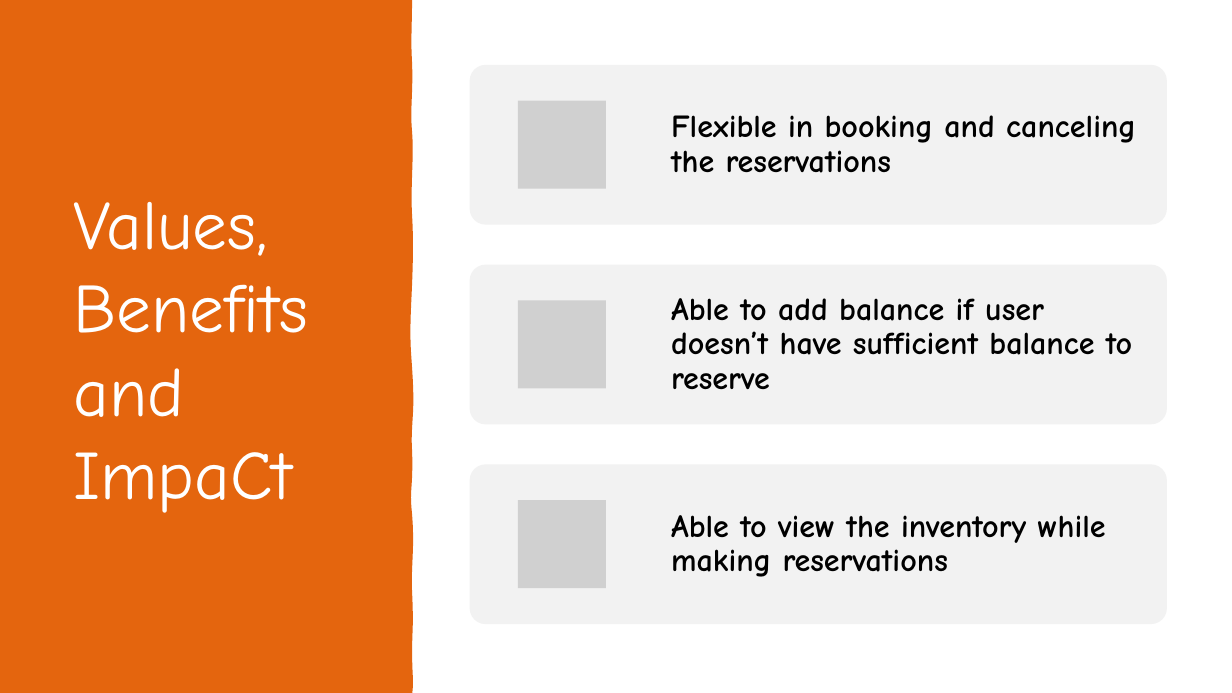
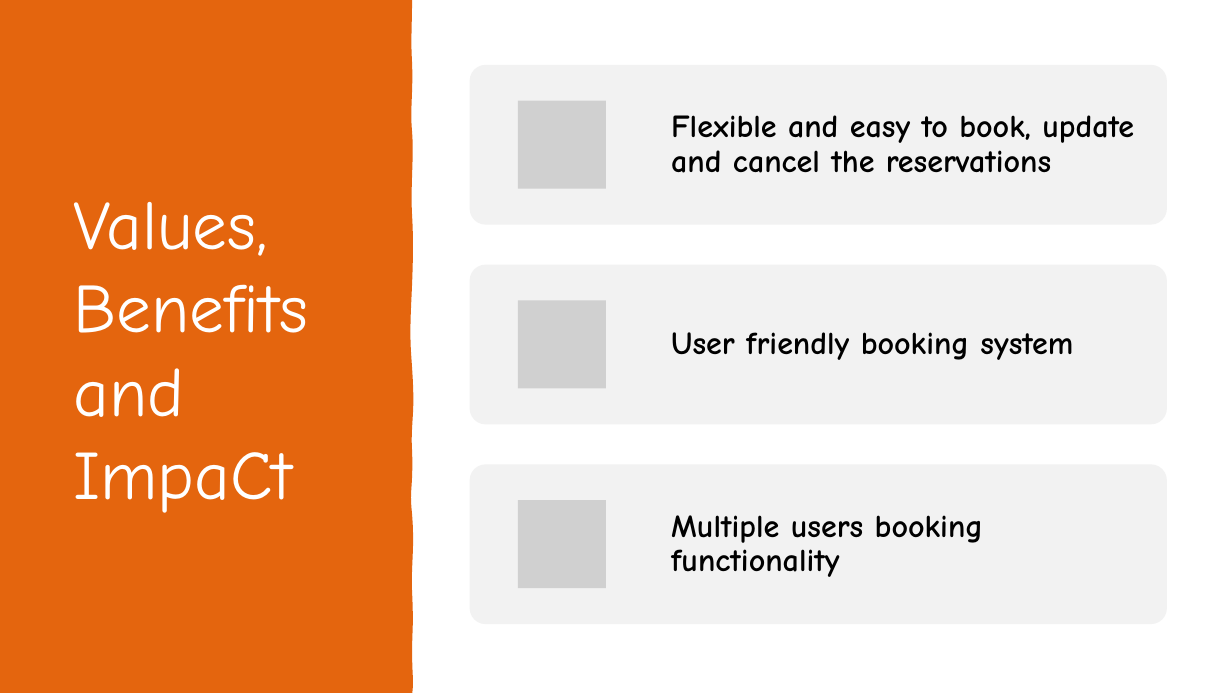
Before and after one commit to rupeshghimirey/CarReservationSystem, a slide deck: slide 6 of presenation/JavaCRSPresentation.pptx. Drawn at 1232x693 pixels with LibreOffice and Linux fonts; fonts in the diff are those of the drawing; grey boxes stand for pictures. Boxes give left, top, right and bottom in pixels: in the first picture for what was removed or moved away, otherwise in the second. Text is boxed around its words. In the diff, an @@ line names an element or a change of style, - is before the commit and + after.

```diff
--- a/presenation/JavaCRSPresentation.pptx
+++ b/presenation/JavaCRSPresentation.pptx
@@ text at [671,115,1134,173]: text changed @@
-Flexible in booking and canceling the reservations
+Flexible and easy to book, update and cancel the reservations
@@ text at [671,332,1073,360]: text changed @@
-Able to add balance if user doesn’t have sufficient balance to reserve
+User friendly booking system
@@ text at [671,515,983,577]: text changed @@
-Able to view the inventory while making reservations
+Multiple users booking functionality
```
Also in this commit, not shown: 5 other slides changed, 1 other file.
